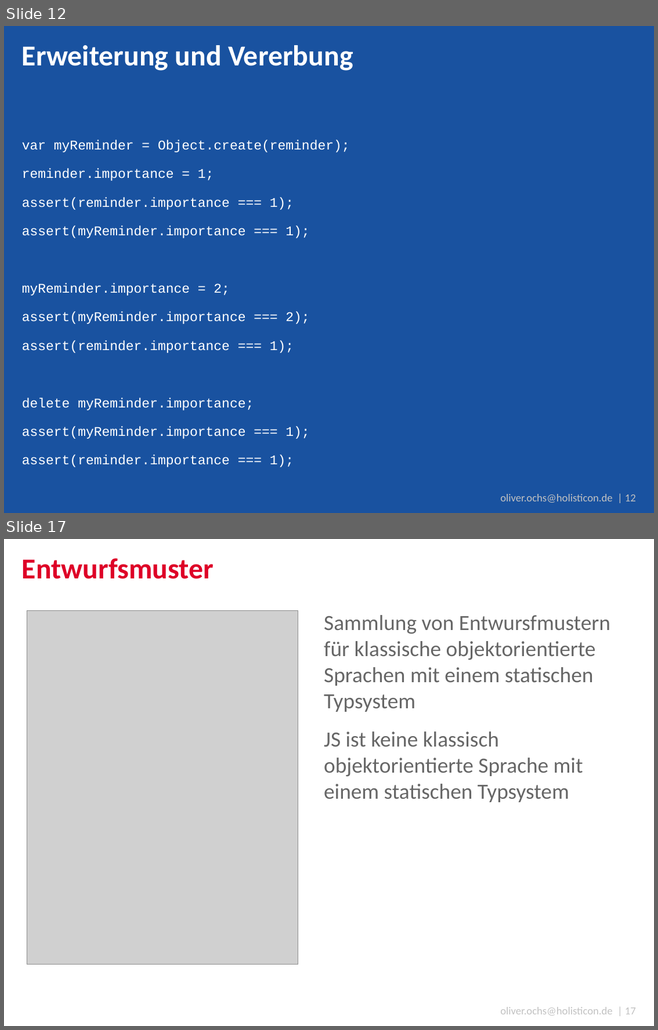
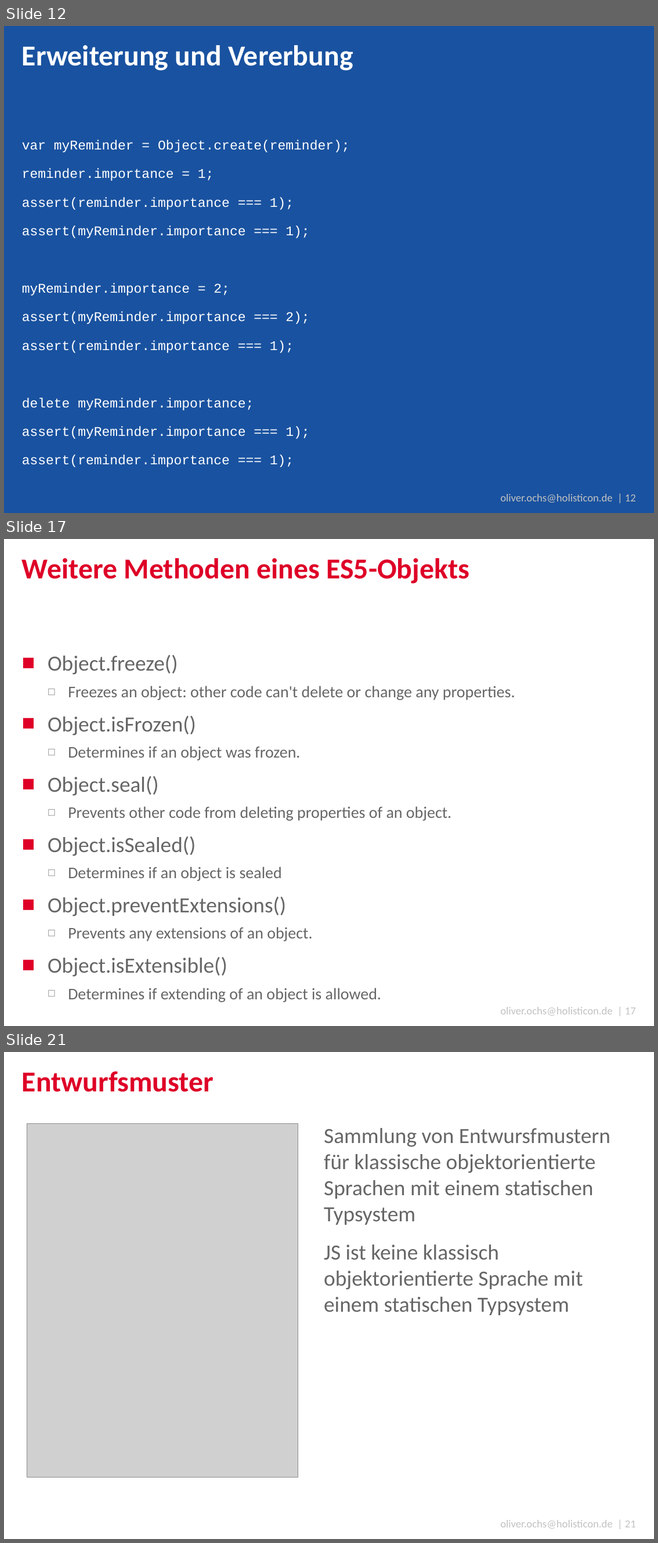
Before and after one commit to simonox/js-workshop, a slide deck: Tag 2.pptx. Shown one above the other, each under a label of ours: slides 12 and 17 before the commit, slides 12, 17 and 21 after it; the slides between them are not shown. The pictures are 658x1030 and 658x1543 pixels, drawn with LibreOffice and Linux fonts; fonts in the diff are those of the drawing; grey boxes stand for pictures; background and template pictures are left out. Boxes give left, top, right and bottom in pixels: in the first picture for what was removed or moved away, otherwise in the second. Text is boxed around its words. In the diff, an @@ line names an element or a change of style, - is before the commit and + after.

Commit message:
More Informations about ES5 objects

```diff
--- a/Tag 2.pptx
+++ b/Tag 2.pptx
@@ slide 17 added at [4,539,654,1026], background #FFFFFF; not listed: 1 template element that a slide beside it also shows @@
@@ title added at [22,558,470,584], 32 pt, text #DE0027, bold @@
+Weitere Methoden eines ES5-Objekts
@@ text added at [48,655,515,1002], 18 pt, text #666666 @@
+■ Object.freeze()
+  ◻ Freezes an object: other code can't delete or change any properties.
+■ Object.isFrozen()
+  ◻ Determines if an object was frozen.
+■ Object.seal()
+  ◻ Prevents other code from deleting properties of an object.
+■ Object.isSealed()
+  ◻ Determines if an object is sealed
+■ Object.preventExtensions()
+  ◻ Prevents any extensions of an object.
+■ Object.isExtensible()
+  ◻ Determines if extending of an object is allowed.
@@ what was slide 17 is now slide 21 @@
@@ text at [500,1520,636,1529]: text changed @@
-oliver.ochs@holisticon.de | 17
+oliver.ochs@holisticon.de | 21
```
Also in this commit, not shown: 3 slides changed, 3 other slides added, 2 other files.
